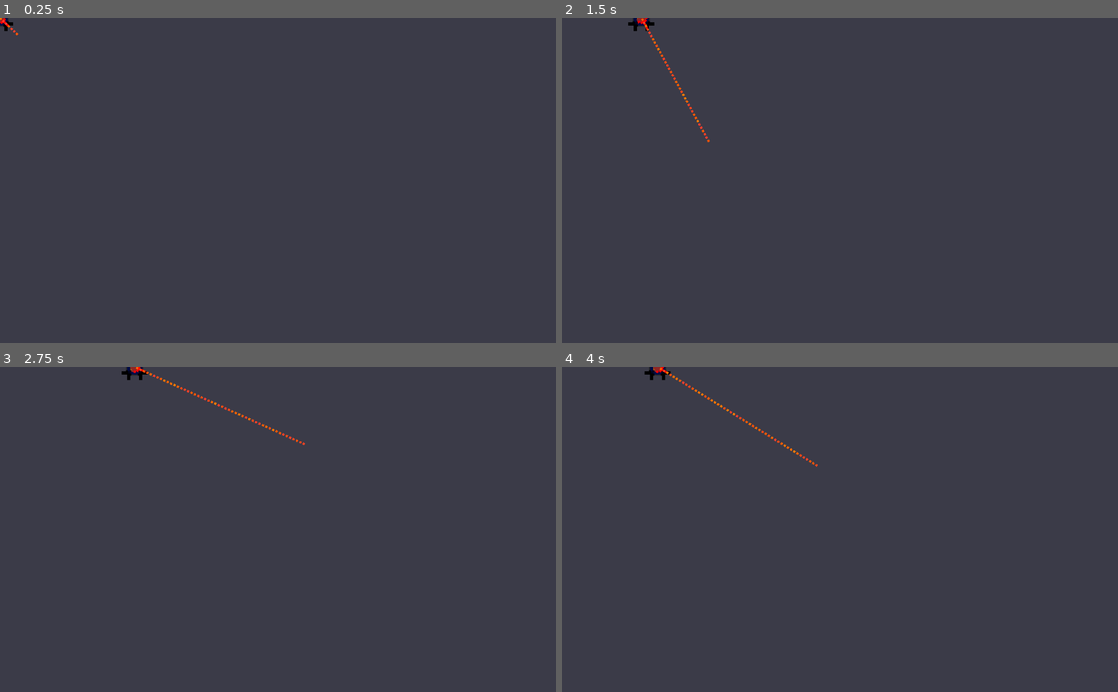
Above: before the commit, frames 1-4 (two rows, left to right).
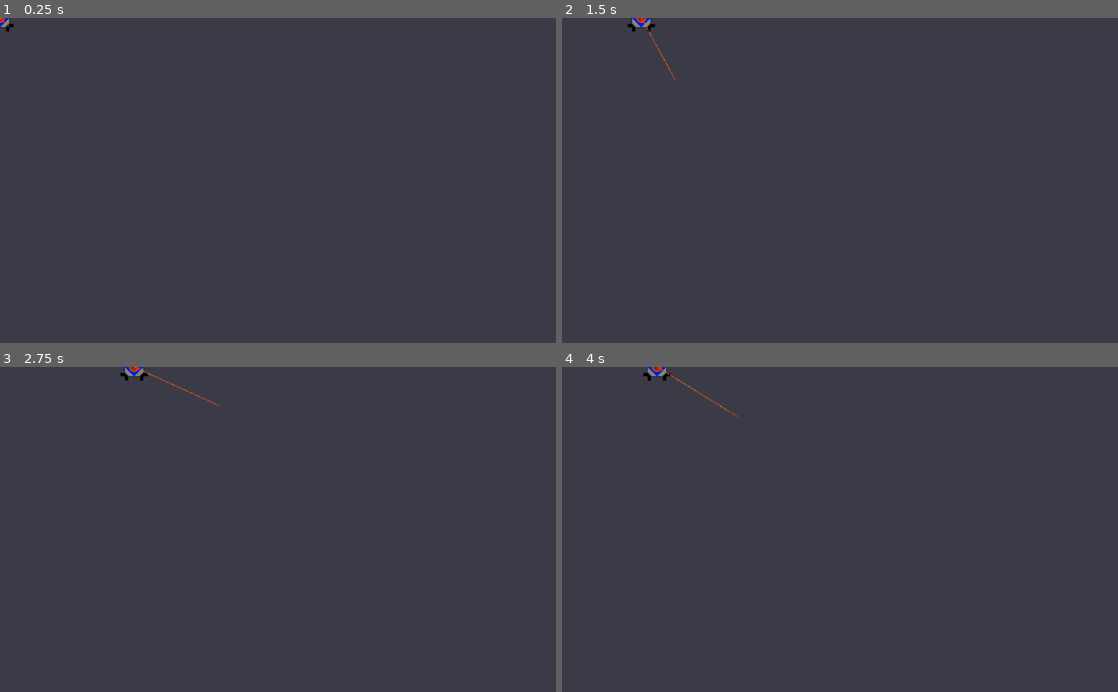
Above: after the commit, the same moments.

Repository: Call-Me-Sir/Calan-Game2021
Game: Godot game, scene res://Level 1.tscn
Two runs of this game, one before a commit and one after it. Both use one fixed random seed, a clock stepped at 60 frames per second and the inputs below. The project has no main scene, so this scene is started directly.
Inputs (mouse positions are in pixels of both pictures, inside the frame that each line leads up to):
- Up to frame 1 (0.25 s): no input
- Up to frame 2 (1.5 s): move the mouse to (962, 164) at 0.52 s; hold D (ui_right) 0.53-1.28 s; move the mouse to (728, 196) at 1.27 s; hold Ctrl (slowdown) from 1.28 s (still down)
- Up to frame 3 (2.75 s): tap Enter at 2 s; move the mouse to (333, 458) at 2.02 s; release Ctrl (slowdown) at 2.03 s; hold D (ui_right) from 2.03 s (still down)
- Up to frame 4 (4 s): move the mouse to (812, 594) at 2.77 s; release D (ui_right) at 2.78 s; hold Shift (speedup) 2.78-3.53 s; move the mouse to (1006, 578) at 3.52 s; hold A (ui_left) from 3.53 s (still down)

The runs differ from the first frame. In frame 1, less than 0.1% of the frame differs, in the area x 0-4%, y 0-6%; in frame 2, 0.3%; in frame 3, 0.3%; in frame 4, 0.3%, in the area x 14-46%, y 0-31%.

Commit message:
Added New Spaceship Model

Diff:
--- a/RayArray/PlayerShip.tscn
+++ /dev/null
@@ -1,21 +0,0 @@
-[gd_scene load_steps=4 format=2]
-
-[ext_resource path="res://Imported resources/Player space ship (WIP)-1.png.png" type="Texture" id=1]
-[ext_resource path="res://Scripts/PlayerShip.gd" type="Script" id=2]
-
-[sub_resource type="RectangleShape2D" id=1]
-extents = Vector2( 12, 12 )
-
-[node name="KinematicBody2D" type="KinematicBody2D"]
-
-[node name="Sprite" type="Sprite" parent="."]
-texture = ExtResource( 1 )
-
-[node name="CollisionShape2D" type="CollisionShape2D" parent="."]
-shape = SubResource( 1 )
-
-[node name="PlayerShip" type="Area2D" parent="."]
-script = ExtResource( 2 )
-
-[node name="CollisionShape2D" type="CollisionShape2D" parent="PlayerShip"]
-shape = SubResource( 1 )
--- a/RayArray/Playerspaceshipkinematic.tscn
+++ b/RayArray/Playerspaceshipkinematic.tscn
@@ -1,15 +1,14 @@
 [gd_scene load_steps=6 format=2]
 
-[ext_resource path="res://Imported resources/Player space ship (WIP)-1.png.png" type="Texture" id=1]
+[ext_resource path="res://Imported resources/Player space ship (WIP)-2.png" type="Texture" id=1]
 [ext_resource path="res://Scripts/Playerspaceshipkinematic.gd" type="Script" id=2]
 [ext_resource path="res://Imported resources/Red Laser V1-1.png (1).png" type="Texture" id=3]
 [ext_resource path="res://Scripts/ContraptionSprite.gd" type="Script" id=4]
 
 [sub_resource type="RectangleShape2D" id=1]
-extents = Vector2( 12, 12 )
+extents = Vector2( 25, 25 )
 
 [node name="Playerspaceshipkinematic" type="KinematicBody2D"]
-scale = Vector2( 2, 2 )
 script = ExtResource( 2 )
 
 [node name="SpaceshipSprite" type="Sprite" parent="."]
--- a/RayArray/Scripts/Playerspaceshipkinematic.gd
+++ b/RayArray/Scripts/Playerspaceshipkinematic.gd
@@ -44,7 +44,7 @@
 func check_ray_collision():
 	if ray.is_colliding():
 		var new_ray_position = ray.get_collision_point()
-		#var new_ray_angle = ray.get_collision_normal()
+		var new_ray_angle = ray.get_collision_normal()
 		if reflector_ray == null:
 			reflector_ray = new_ray.instance()
 			reflector_ray.global_position = new_ray_position
Binary file added: RayArray/Imported resources/Player space ship (WIP)-2.png
Not shown, added: RayArray/Imported resources/Player space ship (WIP)-2.png.import
